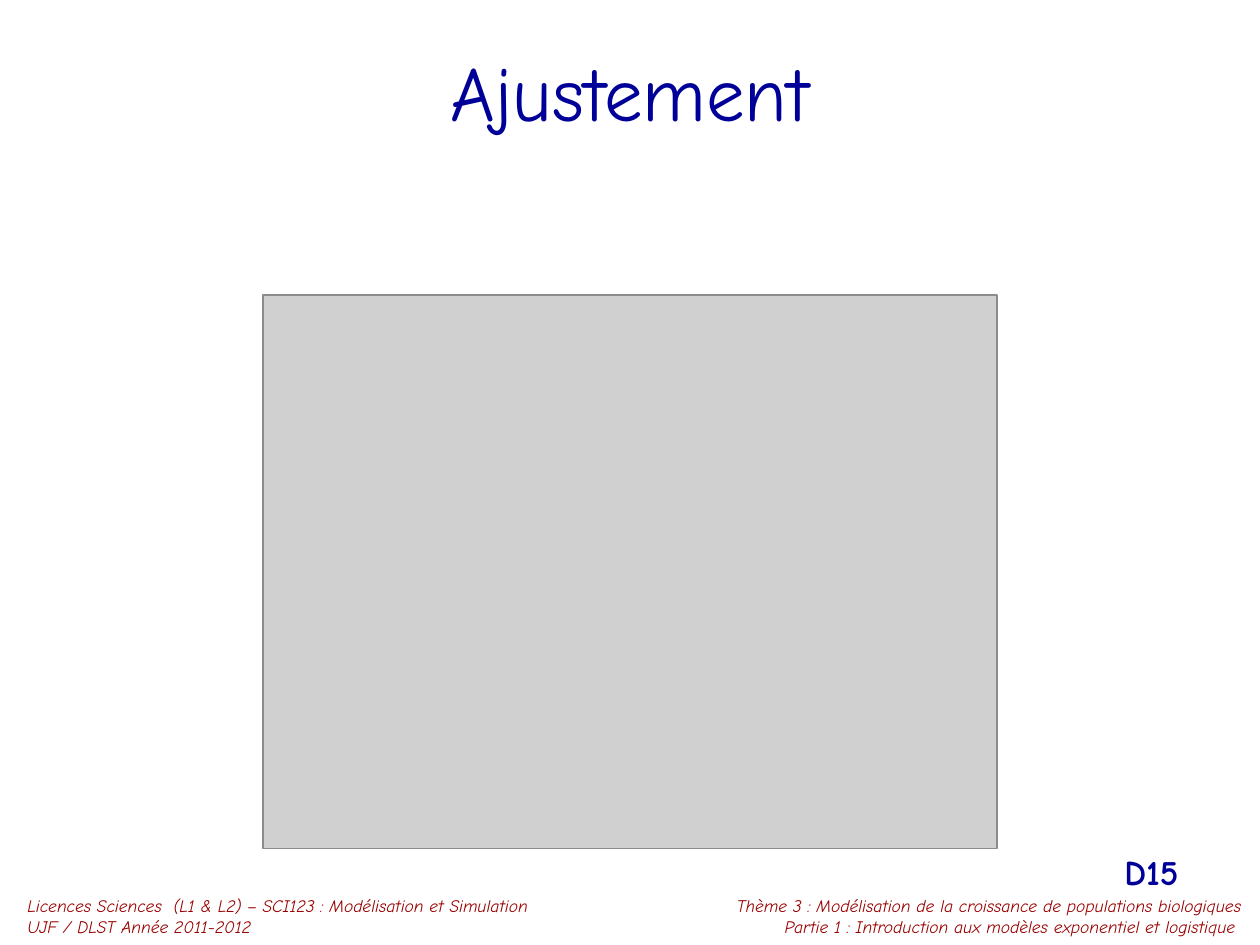
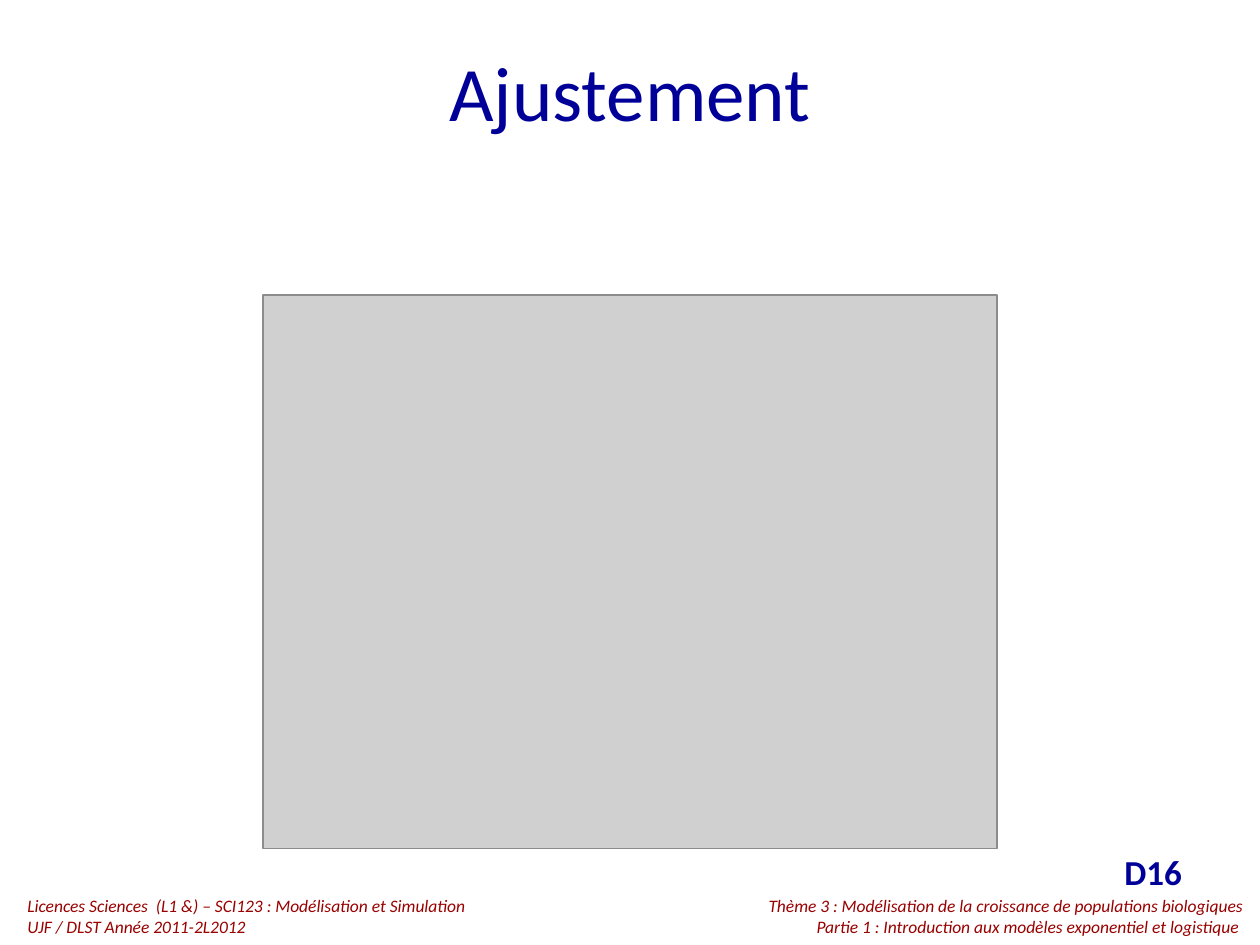
Before and after one commit to cayek/PopulationDynamics, a slide deck: slide 16 of TD/TD1_DynaPops.pptx (slide 15 before the commit). Drawn at 1260x945 pixels with LibreOffice and Linux fonts; fonts in the diff are those of the drawing; grey boxes stand for pictures. Boxes give left, top, right and bottom in pixels: in the first picture for what was removed or moved away, otherwise in the second. Text is boxed around its words. In the diff, an @@ line names an element or a change of style, - is before the commit and + after.

```diff
--- a/TD/TD1_DynaPops.pptx
+++ b/TD/TD1_DynaPops.pptx
@@ title "Ajustement" at [449,68,810,135]: font Comic Neue to Calibri @@
@@ page number removed at [1124,861,1178,886] @@
-D15
@@ page number added at [1124,861,1182,886], 20 pt, text #000099, bold @@
+D16
@@ text at [27,899,465,933]: text changed; font Comic Neue to Calibri @@
-Licences Sciences (L1 & L2) – SCI123 : Modélisation et Simulation
-UJF / DLST Année 2011-2012
+Licences Sciences (L1 &) – SCI123 : Modélisation et Simulation
+UJF / DLST Année 2011-2L2012
@@ text "Thème 3 : Modélisation de ..." at [769,900,1243,936]: font Comic Neue to Calibri @@
@@ text "Thème 3 : Modélisation de ...": place and size @@
-text "Thème 3 : Modélisation de ..." at [737,899,1241,937]
+text "Thème 3 : Modélisation de ..." at [769,900,1243,936]
```
Also in this commit, not shown: 24 other slides changed, 1 slide added, 31 slides removed.
